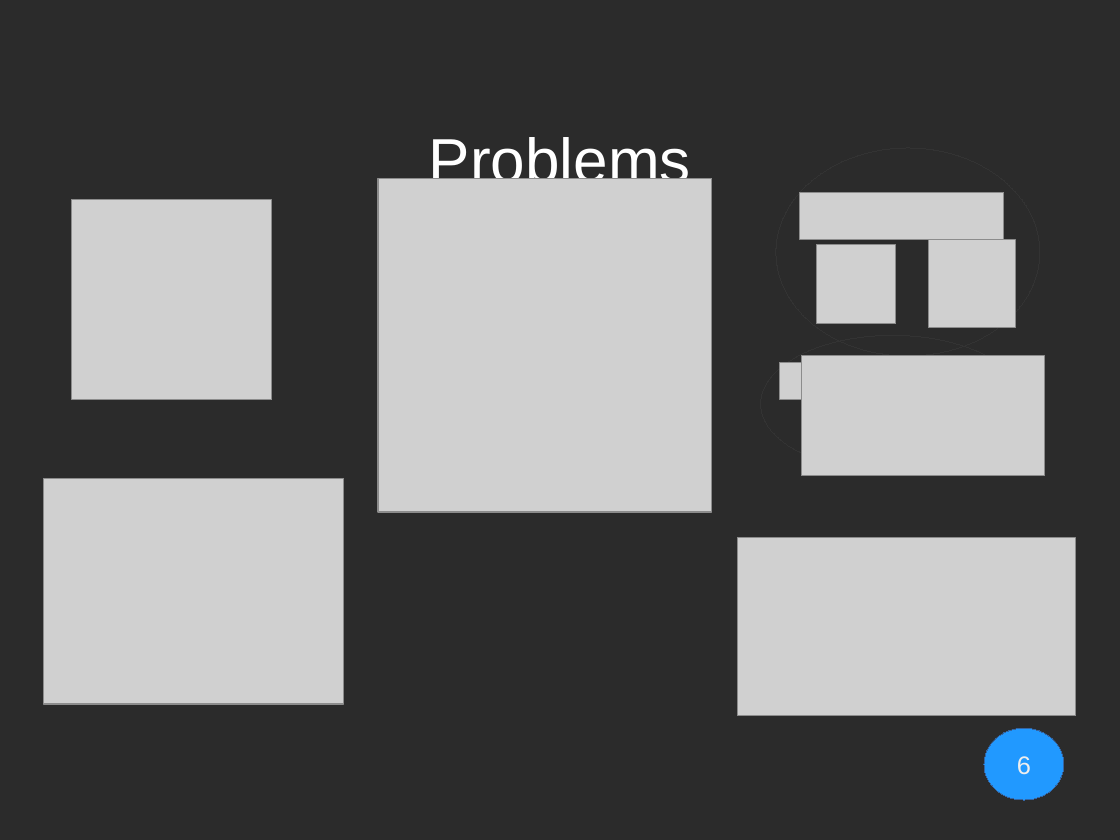
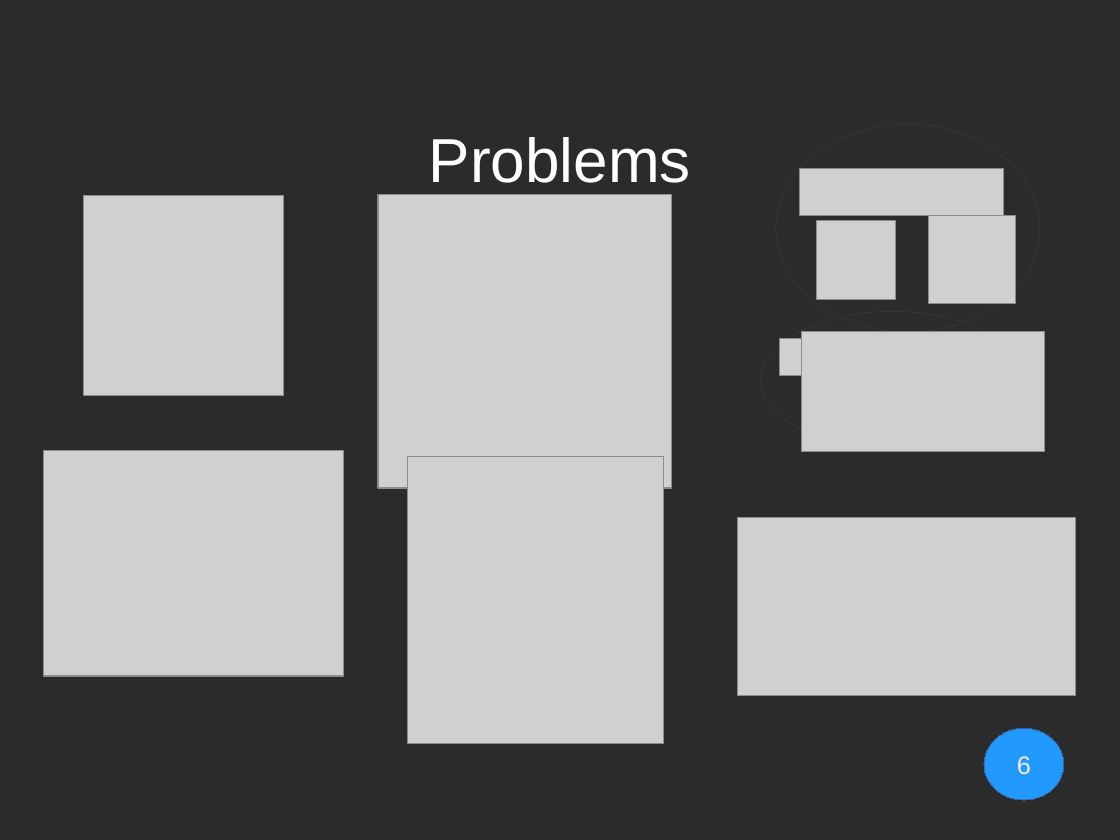
Before and after one commit to Geopras/IdeaWatcher, a slide deck: slide 6 of presentation/bassbiene.odp. Drawn at 1120x840 pixels with LibreOffice and Linux fonts; fonts in the diff are those of the drawing; grey boxes stand for pictures; background and template pictures are left out; a plain dark background stands for a picture behind light text. Boxes give left, top, right and bottom in pixels: in the first picture for what was removed or moved away, otherwise in the second. Text is boxed around its words. In the diff, an @@ line names an element or a change of style, - is before the commit and + after.

```diff
--- a/presentation/bassbiene.odp
+++ b/presentation/bassbiene.odp
@@ 5 pictures, 2 ellipses moved together from (x1=761, y1=148, x2=1045, y2=476) to (x1=761, y1=124, x2=1045, y2=452) @@
@@ picture moved from (x1=72, y1=200, x2=272, y2=400) to (x1=84, y1=196, x2=285, y2=396) @@
@@ picture resized from (x1=378, y1=178, x2=712, y2=512) to (x1=378, y1=194, x2=672, y2=488) @@
@@ picture moved from (x1=44, y1=479, x2=345, y2=704) to (x1=44, y1=450, x2=345, y2=676) @@
@@ picture added at (x1=409, y1=456, x2=665, y2=744) @@
@@ picture moved from (x1=738, y1=538, x2=1076, y2=715) to (x1=738, y1=518, x2=1076, y2=696) @@
```
Also in this commit, not shown: 2 other slides changed, 4 other files.
